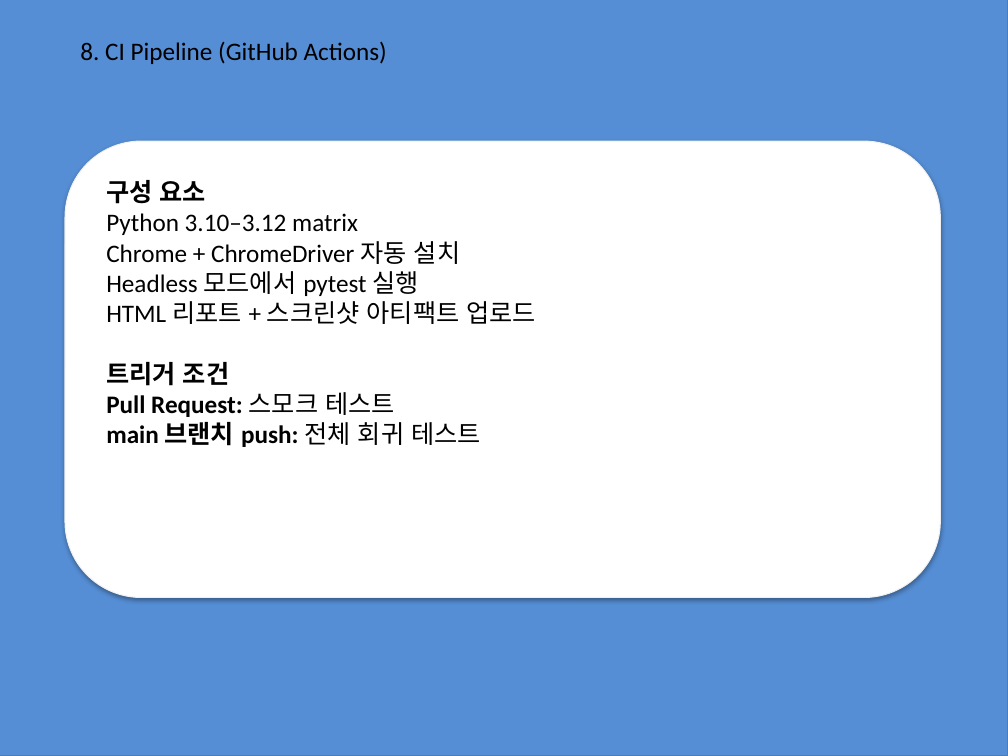
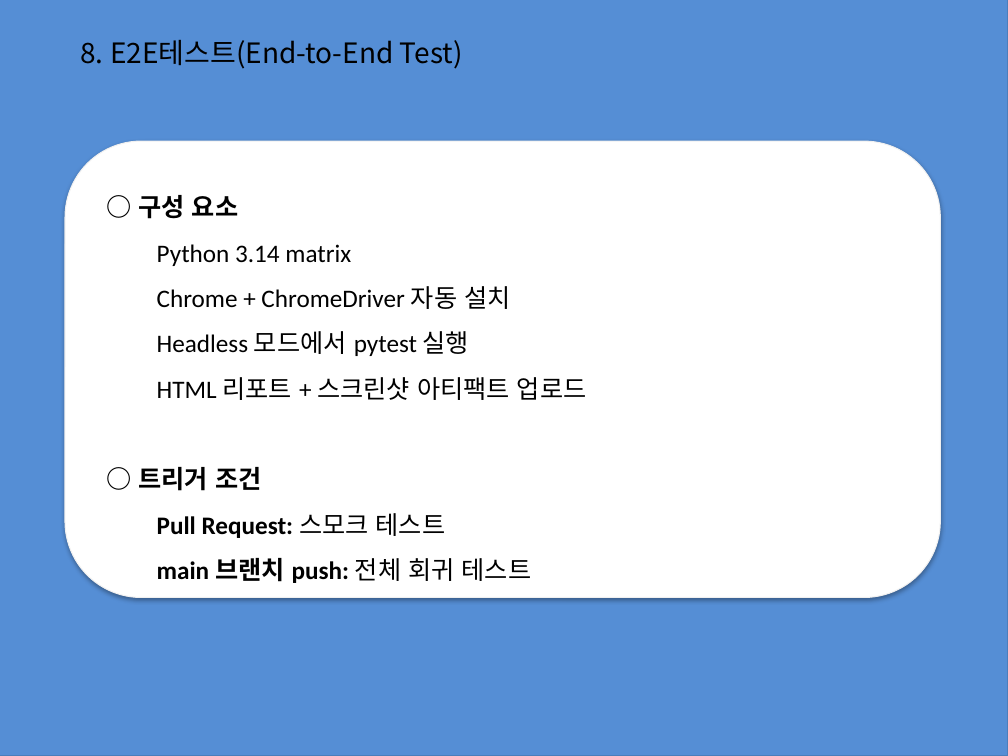
Before and after one commit to jwbaik98/project, a slide deck: slide 21 of 2조 프로젝트 과제(제작중).pptx (slide 22 before the commit). Drawn at 1008x756 pixels with LibreOffice and Linux fonts; fonts in the diff are those of the drawing. Boxes give left, top, right and bottom in pixels: in the first picture for what was removed or moved away, otherwise in the second. Text is boxed around its words. In the diff, an @@ line names an element or a change of style, - is before the commit and + after.

```diff
--- a/2조 프로젝트 과제(제작중).pptx
+++ b/2조 프로젝트 과제(제작중).pptx
@@ text at (80, 40, 463, 69): text changed; size 18 to 20 pt; font Calibri to Noto Sans CJK KR @@
-8. CI Pipeline (GitHub Actions)
+8. E2E테스트(End-to-End Test)
@@ text at (139, 195, 351, 266): text changed @@
-구성 요소
-Python 3.10–3.12 matrix
+○ 구성 요소
+Python 3.14 matrix
@@ text at (157, 286, 587, 583): line spacing 1 to 1.5 @@
@@ text at (139, 467, 261, 491): text changed @@
-트리거 조건
+○ 트리거 조건
```
Also in this commit, not shown: 17 other slides changed, 1 slide removed.
